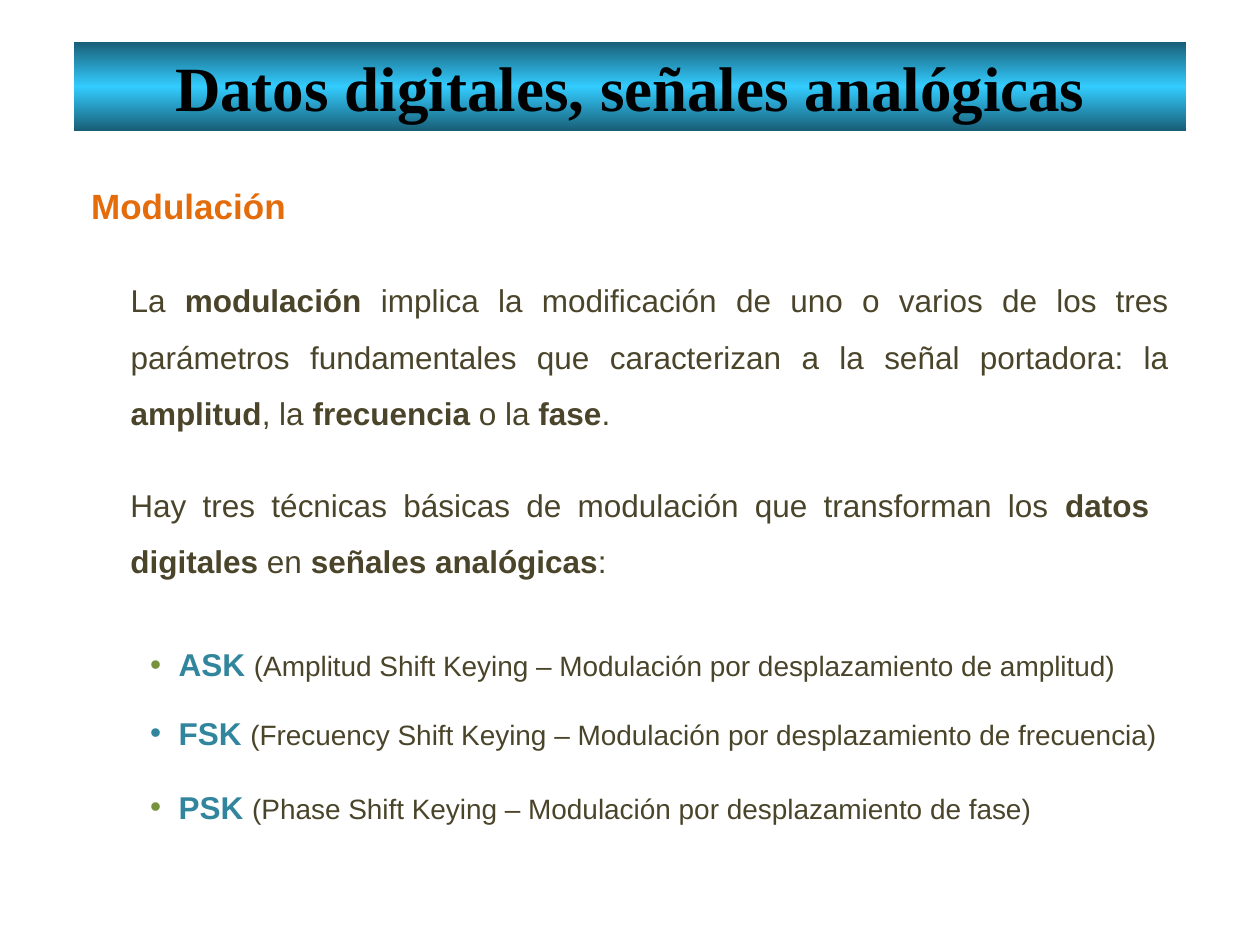
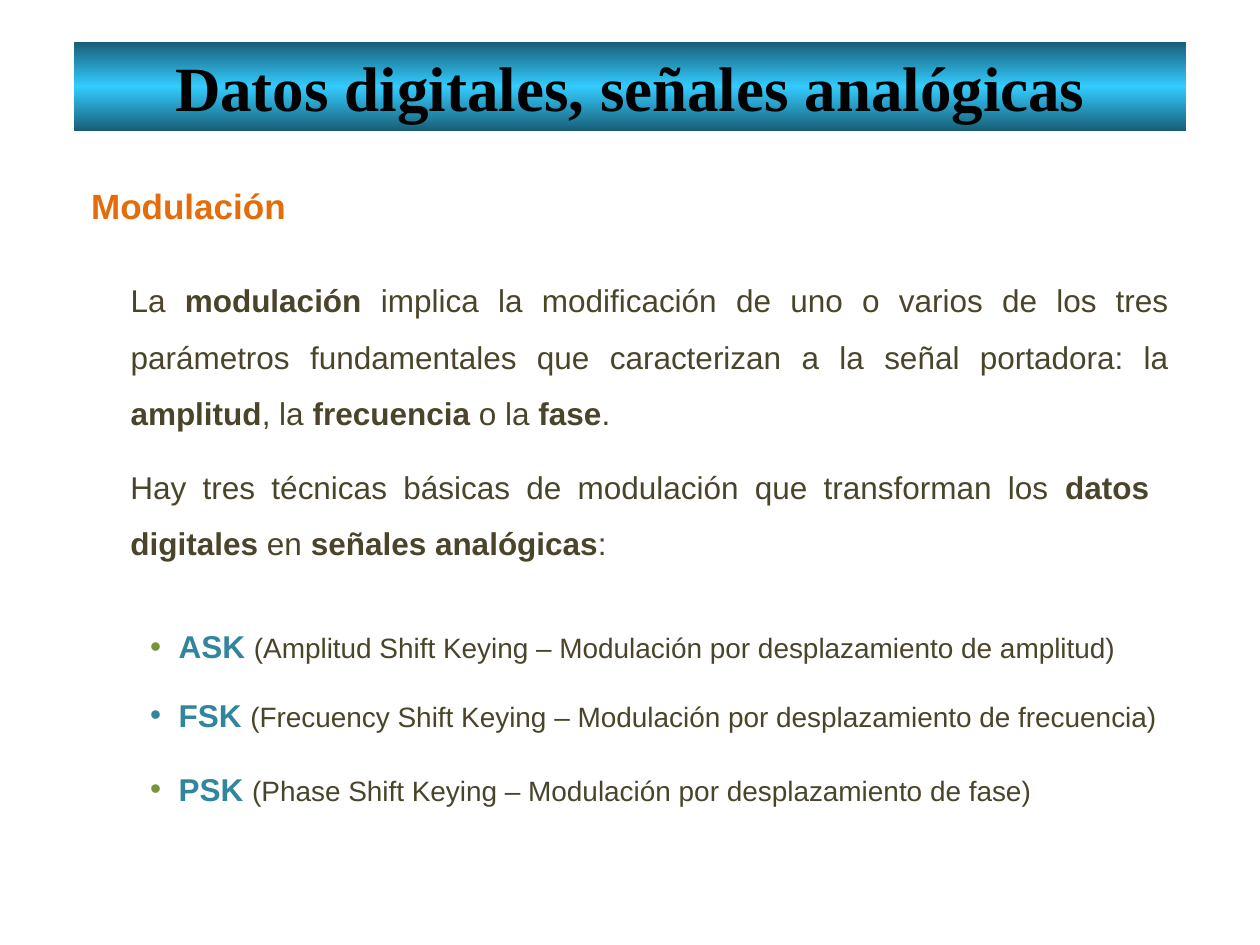
Before and after one commit to lizetheP/Redes1, a slide deck: slide 8 of CalendarioAgo20/Presentaciones/9_DigitalesAnalogicas.pptx. Drawn at 1260x945 pixels with LibreOffice and Linux fonts; fonts in the diff are those of the drawing. Boxes give left, top, right and bottom in pixels: in the first picture for what was removed or moved away, otherwise in the second. Text is boxed around its words. In the diff, an @@ line names an element or a change of style, - is before the commit and + after.

```diff
--- a/CalendarioAgo20/Presentaciones/9_DigitalesAnalogicas.pptx
+++ b/CalendarioAgo20/Presentaciones/9_DigitalesAnalogicas.pptx
@@ text "Hay tres técnicas básicas de ...": place and size @@
-text "Hay tres técnicas básicas de ..." at bbox=[130, 493, 1149, 579]
+text "Hay tres técnicas básicas de ..." at bbox=[130, 475, 1149, 561]
@@ text "ASK (Amplitud Shift Keying – ...": place and size @@
-text "ASK (Amplitud Shift Keying – ..." at bbox=[179, 654, 1115, 681]
+text "ASK (Amplitud Shift Keying – ..." at bbox=[179, 636, 1115, 663]
@@ text "FSK (Frecuency Shift Keying – ...": place and size @@
-text "FSK (Frecuency Shift Keying – ..." at bbox=[179, 723, 1156, 750]
+text "FSK (Frecuency Shift Keying – ..." at bbox=[179, 705, 1156, 732]
@@ text "PSK (Phase Shift Keying – ...": place and size @@
-text "PSK (Phase Shift Keying – ..." at bbox=[179, 797, 1031, 824]
+text "PSK (Phase Shift Keying – ..." at bbox=[179, 779, 1031, 806]
```
Also in this commit, not shown: 3 other slides changed, 2 other files.
